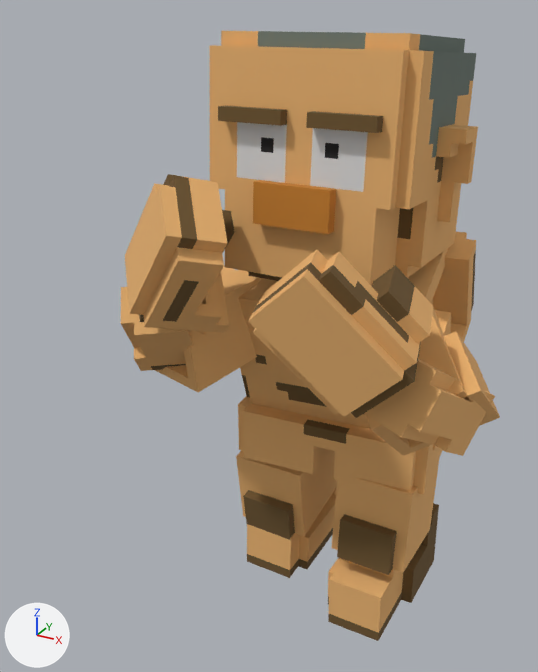
A saved change to the FBX model Character/Character_v3.fbx.
One viewpoint serves both versions: a camera (50 mm lens) standing at (2.39, -5.99, 5.36) and looking at (-0.25, -1.2, 2.97). The axes (+X, +Y, +Z) are drawn at lower left. The lights are the same throughout.

Names of what the first picture shows: 'Chest', 'FootL', 'FootR', 'HandL', 'HandR', 'Head', 'Hip', 'LegL', 'LegR', 'LowerArmL', 'LowerArmR', 'UpperArmL', 'UpperArmR'.
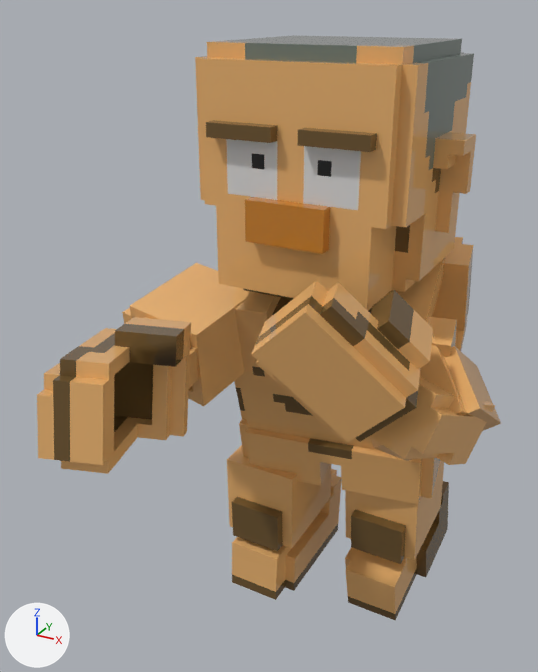
Boxes (x1, y1, x2, y2) around the edits, measured in the pictures (538 x 672 px):
'Head', moved, turned
    before: (210, 31, 478, 286)
    after: (195, 35, 476, 311)
'HandR', moved, turned
    before: (125, 174, 235, 333)
    after: (37, 317, 191, 474)
'HandL', moved, turned
    before: (248, 250, 434, 418)
    after: (251, 281, 433, 442)
'Chest', moved, turned
    before: (238, 232, 476, 450)
    after: (230, 237, 473, 450)
'Hip', moved, turned
    before: (238, 396, 443, 495)
    after: (239, 419, 440, 504)
'UpperArmR', moved, turned
    before: (155, 266, 260, 392)
    after: (122, 263, 246, 406)
'LegL', moved, turned
    before: (332, 460, 439, 575)
    after: (345, 460, 444, 564)
'LegR', moved, turned
    before: (236, 450, 337, 540)
    after: (227, 445, 331, 551)
'LowerArmL', moved, turned
    before: (364, 359, 495, 456)
    after: (370, 377, 495, 465)
'FootL', moved, turned
    before: (328, 503, 439, 641)
    after: (345, 481, 449, 620)
'FootR', moved
    before: (247, 487, 337, 578)
    after: (232, 469, 342, 600)
'UpperArmL', moved, turned
    before: (367, 298, 500, 456)
    after: (370, 319, 501, 461)
'LowerArmR', moved, turned
    before: (121, 287, 206, 371)
    after: (135, 315, 198, 388)

Diff of the bpy script that builds the scene:
```diff
--- a/Character/Character_v3.fbx.py
+++ b/Character/Character_v3.fbx.py
@@ ob_handl @@
 ob_handl = bpy.data.objects.new('HandL', me_character_2_158)
-ob_handl.location = (0.693, -1.773, 3.392)
-ob_handl.rotation_euler = (-0.174, -0.802, -2.766)  # degrees (-10, -46, -158)
+ob_handl.location = (0.711, -1.766, 3.199)
+ob_handl.rotation_euler = (-0.246, -0.78, -2.693)  # degrees (-14, -45, -154)
@@ ob_upperarmr @@
 ob_upperarmr = bpy.data.objects.new('UpperArmR', me_character_2_146)
-ob_upperarmr.location = (-0.959, -1.187, 2.93)
-ob_upperarmr.rotation_euler = (0.000814, -0.138, 1.295)  # degrees (0, -7.9, 74)
+ob_upperarmr.location = (-0.882, -1.321, 2.913)
+ob_upperarmr.rotation_euler = (0.107, -0.19, 1.42)  # degrees (6.1, -11, 81)
@@ ob_legl @@
 ob_legl = bpy.data.objects.new('LegL', me_character_2_134)
-ob_legl.location = (0.547, -0.279, 1.097)
-ob_legl.rotation_euler = (1.484, 0.0, 0.0)  # degrees (85, 0, 0)
+ob_legl.location = (0.547, -0.017, 1.079)
+ob_legl.rotation_euler = (1.685, 0.0, 0.0)  # degrees (97, 0, 0)
@@ ob_footl @@
 ob_footl = bpy.data.objects.new('FootL', me_character_2_129)
-ob_footl.location = (0.539, -0.272, 0.395)
-ob_footl.rotation_euler = (1.569, -0.017, -0.0105)  # degrees (90, -1, -0.6)
+ob_footl.location = (0.539, 0.139, 0.368)
+ob_footl.rotation_euler = (1.77, -0.0146, -0.0136)  # degrees (101, -0.8, -0.8)
@@ ob_legr @@
 ob_legr = bpy.data.objects.new('LegR', me_character_2_131)
-ob_legr.location = (-0.546, -0.143, 1.016)
-ob_legr.rotation_euler = (1.715, -0.0000918, 0.0032)  # degrees (98, 0, 0.2)
+ob_legr.location = (-0.546, -0.357, 1.014)
+ob_legr.rotation_euler = (1.594, 0.000296, 0.00319)  # degrees (91, 0, 0.2)
@@ ob_head @@
 ob_head = bpy.data.objects.new('Head', me_character_2_237)
-ob_head.location = (0.027, -0.543, 4.312)
-ob_head.rotation_euler = (1.515, -0.000847, 0.000408)  # degrees (87, 0, 0)
+ob_head.location = (0.076, -0.759, 4.282)
+ob_head.rotation_euler = (1.576, 0.00187, 0.00463)  # degrees (90, 0.1, 0.3)
@@ ob_upperarml @@
 ob_upperarml = bpy.data.objects.new('UpperArmL', me_character_2_149)
-ob_upperarml.location = (0.954, -1.01, 2.778)
-ob_upperarml.rotation_euler = (0.631, 0.569, -0.821)  # degrees (36, 33, -47)
+ob_upperarml.location = (0.956, -0.96, 2.663)
+ob_upperarml.rotation_euler = (0.745, 0.662, -0.75)  # degrees (43, 38, -43)
@@ ob_handr @@
 ob_handr = bpy.data.objects.new('HandR', me_character_2_145)
-ob_handr.location = (-0.573, -1.882, 3.768)
-ob_handr.rotation_euler = (0.362, 0.878, 2.732)  # degrees (21, 50, 157)
+ob_handr.location = (-0.581, -2.631, 3.086)
+ob_handr.rotation_euler = (0.0381, 0.168, 1.944)  # degrees (2.2, 9.6, 111)
@@ ob_hip @@
 ob_hip = bpy.data.objects.new('Hip', me_character_2_132)
-ob_hip.location = (0.013, -0.106, 1.716)
-ob_hip.rotation_euler = (1.571, 0.0, 0.0873)  # degrees (90, 0, 5)
+ob_hip.location = (0.023, -0.096, 1.688)
+ob_hip.rotation_euler = (1.763, -0.0129, 0.159)  # degrees (101, -0.7, 9.1)
@@ ob_lowerarmr @@
 ob_lowerarmr = bpy.data.objects.new('LowerArmR', me_character_2_152)
-ob_lowerarmr.location = (-0.983, -1.528, 3.05)
-ob_lowerarmr.rotation_euler = (-0.0924, 0.788, 2.033)  # degrees (-5.3, 45, 116)
+ob_lowerarmr.location = (-0.874, -1.766, 2.898)
+ob_lowerarmr.rotation_euler = (0.121, 0.121, 1.819)  # degrees (6.9, 6.9, 104)
@@ ob_chest @@
 ob_chest = bpy.data.objects.new('Chest', me_character_2_130)
-ob_chest.location = (0.021, -0.216, 2.731)
-ob_chest.rotation_euler = (1.888, -0.0163, 0.0877)  # degrees (108, -0.9, 5)
+ob_chest.location = (0.055, -0.375, 2.716)
+ob_chest.rotation_euler = (1.886, -0.0122, 0.161)  # degrees (108, -0.7, 9.2)
@@ ob_footr @@
 ob_footr = bpy.data.objects.new('FootR', me_character_2_128)
-ob_footr.location = (-0.54, 0.087, 0.379)
+ob_footr.location = (-0.54, -0.211, 0.337)
 ob_footr.rotation_euler = (1.559, 0.018, 0.00794)  # degrees (89, 1, 0.5)
@@ ob_lowerarml @@
 ob_lowerarml = bpy.data.objects.new('LowerArmL', me_character_2_157)
-ob_lowerarml.location = (1.071, -1.295, 2.781)
-ob_lowerarml.rotation_euler = (-0.133, -0.524, -1.848)  # degrees (-7.6, -30, -106)
+ob_lowerarml.location = (1.077, -1.239, 2.634)
+ob_lowerarml.rotation_euler = (-0.165, -0.423, -1.812)  # degrees (-9.5, -24, -104)
```
